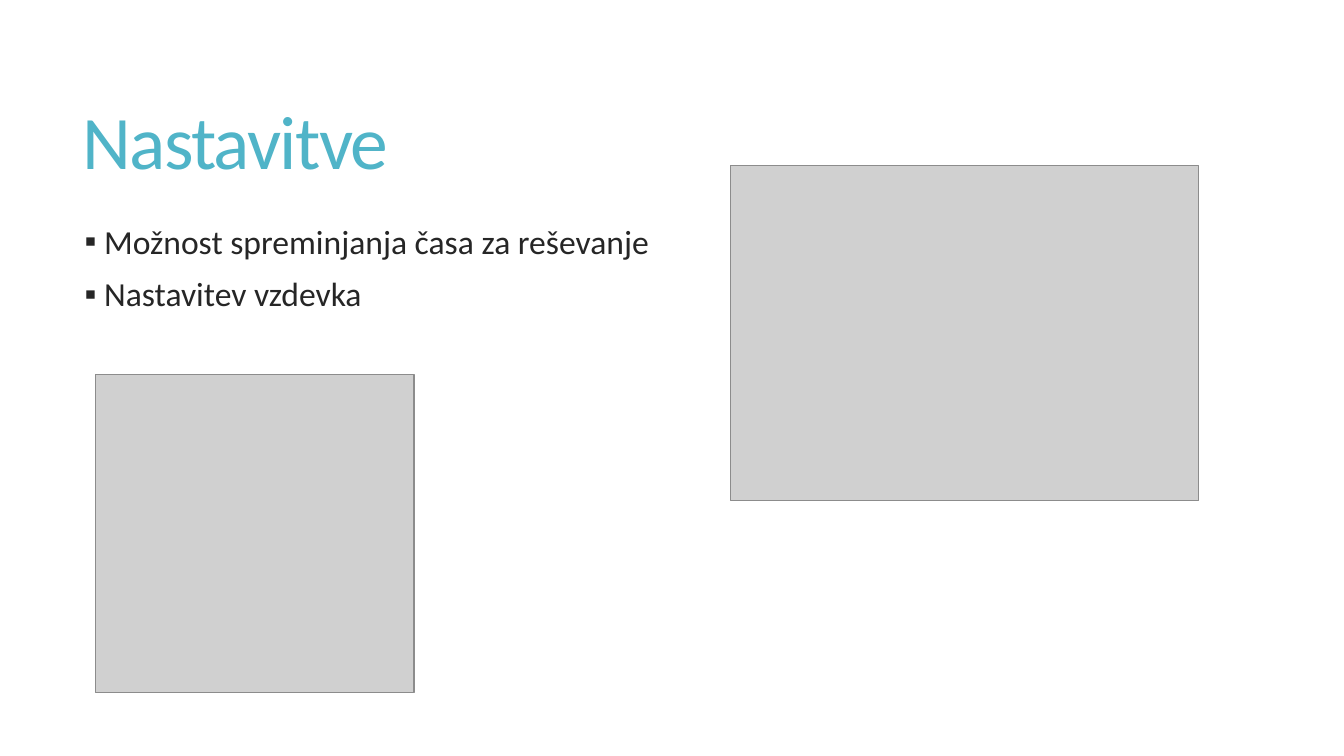
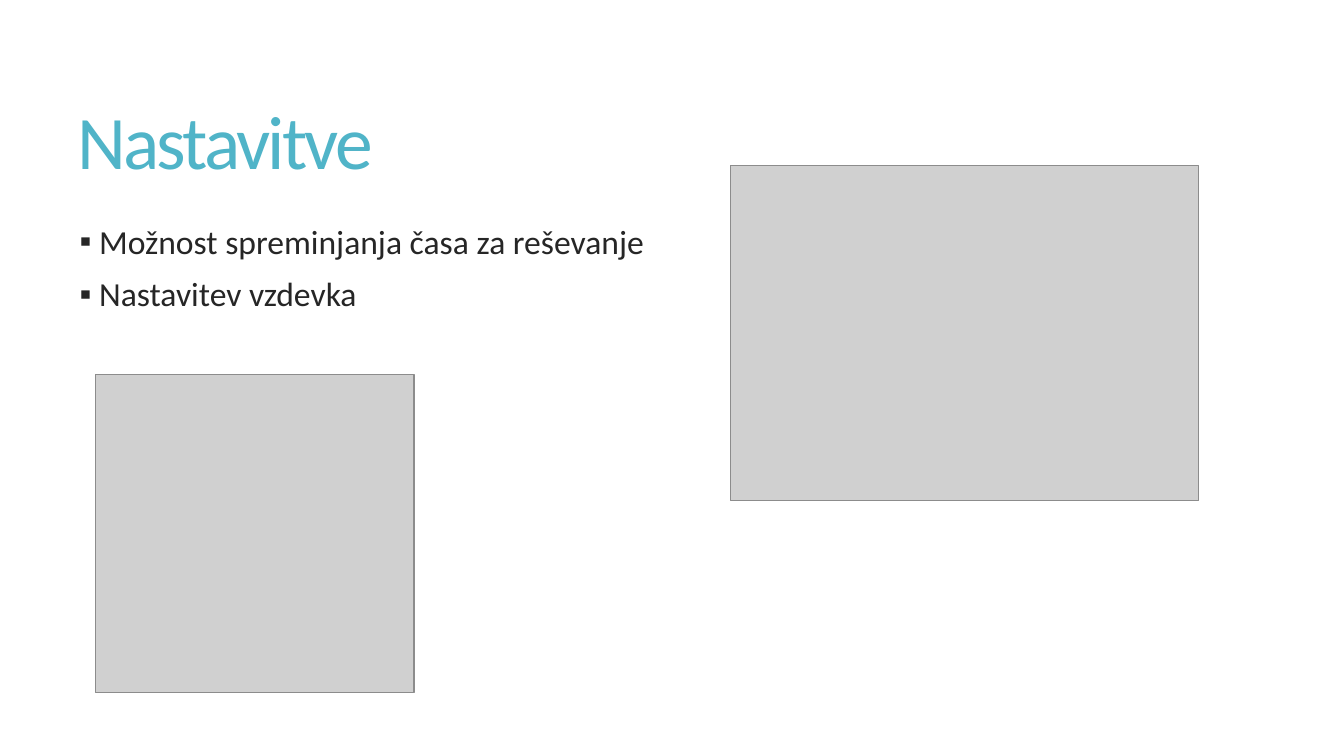
Before and after one commit to 3-letnik-UN-2021-2022/rri-projekt-skupina6, a slide deck: slide 12 of dokumentacija/predstavitev.pptx (slide 8 before the commit). Drawn at 1344x756 pixels with LibreOffice and Linux fonts; fonts in the diff are those of the drawing; grey boxes stand for pictures. Boxes give left, top, right and bottom in pixels: in the first picture for what was removed or moved away, otherwise in the second. Text is boxed around its words. In the diff, an @@ line names an element or a change of style, - is before the commit and + after.

```diff
--- a/dokumentacija/predstavitev.pptx
+++ b/dokumentacija/predstavitev.pptx
@@ title "Nastavitve" at (78,117,374,170): letter spacing -1.2 to -2 pt @@
@@ text "Možnost spreminjanja časa za reševanje": place and size @@
-text "Možnost spreminjanja časa za reševanje" at (104,231,649,307)
+text "Možnost spreminjanja časa za reševanje" at (99,231,644,307)
```
Also in this commit, not shown: 8 other slides changed, 4 slides added, 1 other file.
